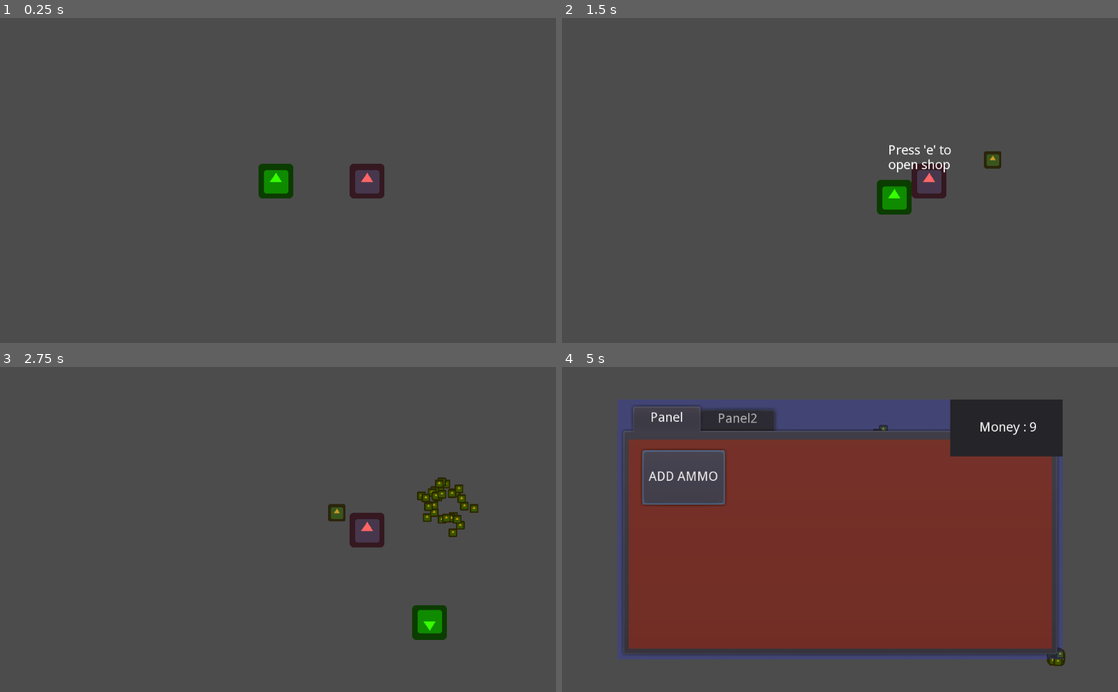
Above: before the commit, frames 1-4 (two rows, left to right).
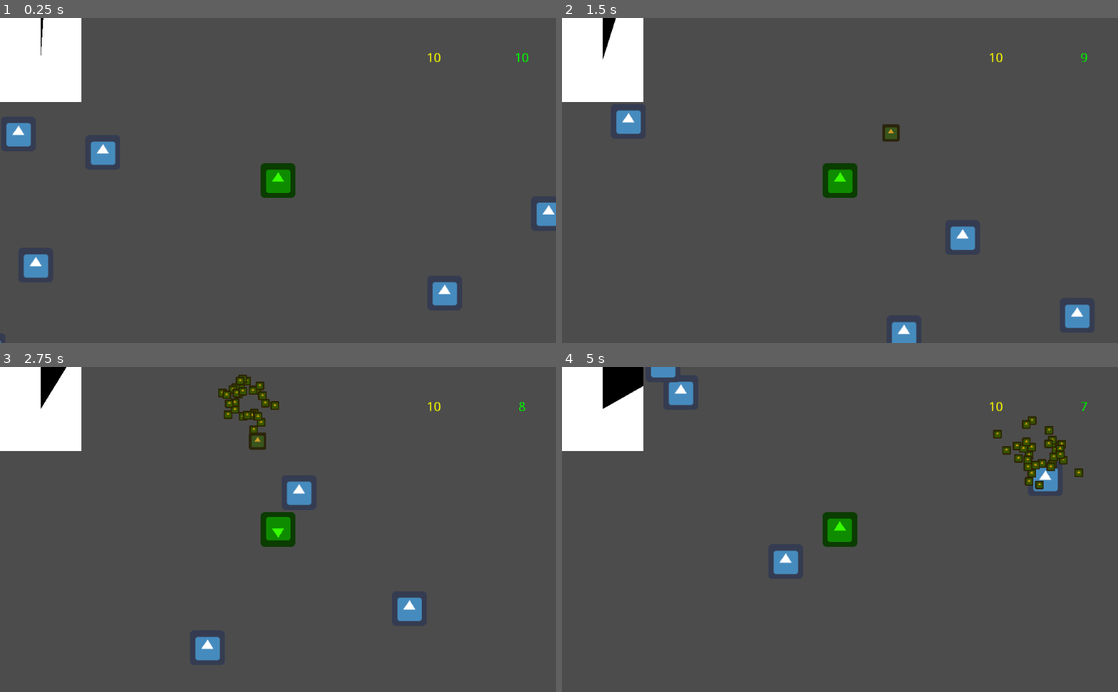
Above: after the commit, the same moments.

Repository: ygda-org/duckin
Game: Godot game, scene res://scenes/game/game_scene.tscn
The game is run twice, just before and just after one commit, with the same random seed, the same clock (stepped at 60 frames per second) and the same inputs. Before the commit the project starts from res://scenes/player/player_test.tscn. The engine's default icon, where the game draws it, is replaced by a stand-in: a white triangle on a blue panel in a dark square.
Inputs (mouse positions are in pixels of both pictures, inside the frame that each line leads up to):
- Up to frame 1 (0.25 s): no input
- Up to frame 2 (1.5 s): move the mouse to (962, 164) at 0.52 s; hold D (move_right) 0.53-1.28 s; click (962, 164) at 0.6 s; tap E (interact) at 1.25, 1.35 s; move the mouse to (728, 196) at 1.27 s; hold S (move_backwards) from 1.28 s (still down)
- Up to frame 3 (2.75 s): click (166, 545) at 1.55 s; move the mouse to (333, 458) at 2.02 s; release S (move_backwards) at 2.03 s; hold D (move_right) from 2.03 s (still down); click (333, 458) at 2.1 s
- Up to frame 4 (5 s): move the mouse to (812, 594) at 2.77 s; release D (move_right) at 2.78 s; hold W (move_forwards) 2.78-3.53 s; click (812, 594) at 2.85 s; tap E (interact) at 3.5, 3.6, 4.25 s; move the mouse to (1006, 578) at 3.52 s; hold A (move_left) from 3.53 s (still down); click (1006, 578) at 3.8 s; move the mouse to (673, 480) at 4.27 s; click (673, 480) at 4.35 s

The runs differ from the first frame. In frame 1, 6.0% of the frame differs, in the area x 0-100%, y 0-100%; in frame 2, 7.4%; in frame 3, 8.4%; in frame 4, 61%, in the area x 0-95%, y 0-93%.

Commit message:
UI + Timed Phase Changing
- UI for displaying money, food count, and timer.
- Timer switches between recruit and attack phases.
- New main scene.

Diff:
--- a/project.godot
+++ b/project.godot
@@ -11,12 +11,14 @@
 [application]
 
 config/name="duckin"
-run/main_scene="res://scenes/player/player_test.tscn"
+run/main_scene="res://scenes/game/game_scene.tscn"
 config/icon="res://icon.png"
 
 [display]
 
 window/dpi/allow_hidpi=true
+window/stretch/mode="viewport"
+window/stretch/aspect="keep"
 
 [global]
 
--- a/scenes/attack_phase/Attack_Scene.tscn
+++ b/scenes/attack_phase/Attack_Scene.tscn
@@ -1,11 +1,9 @@
-[gd_scene load_steps=2 format=2]
+[gd_scene load_steps=3 format=2]
 
 [ext_resource path="res://scenes/attack_phase/Enemy_Controller.gd" type="Script" id=1]
+[ext_resource path="res://scenes/player/player.tscn" type="PackedScene" id=2]
 
 [node name="Node2D" type="Node2D"]
-
-[node name="Camera2D" type="Camera2D" parent="."]
-current = true
 
 [node name="Enemy_Controller" type="Node2D" parent="."]
 script = ExtResource( 1 )
@@ -14,4 +12,6 @@
 wait_time = 2.0
 autostart = true
 
+[node name="player" parent="." instance=ExtResource( 2 )]
+
 [connection signal="timeout" from="Enemy_Controller/Timer" to="Enemy_Controller" method="_on_Timer_timeout"]
--- /dev/null
+++ b/scenes/game/game_scene.gd
@@ -0,0 +1,36 @@
+extends Node2D
+
+var RECRUIT = preload("res://scenes/recruit_phase/Recruit_Scene.tscn")
+var ATTACK = preload("res://scenes/attack_phase/Attack_Scene.tscn")
+
+var recruit_name = "RecruitScene"
+var attack_name = "Node2D"
+
+func _ready():
+	pass
+
+func change_scenes():
+	var curr = get_child(0)
+	var player = get_player(curr)
+	var player_data = {"Food": player.food_count, "Money": player.money}
+
+	var scene = curr
+	if curr.name == attack_name:
+		scene = RECRUIT.instance()
+		print("Recruit")
+	elif curr.name == recruit_name:
+		scene = ATTACK.instance()
+		print("Attack")
+
+	remove_child(curr)
+	player = get_player(scene)
+	player.food_count = player_data["Food"]
+	player.money = player_data["Money"]
+	add_child(scene)
+
+func get_player(phase):
+	var player = null
+	for child in phase.get_children():
+		if child.name == "player":
+			player = child
+	return player
--- /dev/null
+++ b/scenes/game/game_scene.tscn
@@ -0,0 +1,9 @@
+[gd_scene load_steps=3 format=2]
+
+[ext_resource path="res://scenes/recruit_phase/Recruit_Scene.tscn" type="PackedScene" id=1]
+[ext_resource path="res://scenes/game/game_scene.gd" type="Script" id=2]
+
+[node name="game_scene" type="Node2D"]
+script = ExtResource( 2 )
+
+[node name="RecruitScene" parent="." instance=ExtResource( 1 )]
--- /dev/null
+++ b/scenes/game/scene_changer.gd
@@ -0,0 +1,22 @@
+extends Node
+
+var player = null
+var ui = null
+var max_time = 100
+var game_name = "game_scene"
+
+func _ready():
+	max_time = $Timer.wait_time
+	player = get_parent()
+	for child in player.get_children():
+		if child.name == "player_ui":
+			ui = child
+	ui.max_time = max_time
+
+func _on_Timer_timeout():
+	var curr = get_tree().current_scene
+	if curr.name == game_name:
+		curr.change_scenes()
+
+func _process(delta):
+	ui.time = max_time - $Timer.time_left
--- /dev/null
+++ b/scenes/game/scene_changer.tscn
@@ -0,0 +1,12 @@
+[gd_scene load_steps=2 format=2]
+
+[ext_resource path="res://scenes/game/scene_changer.gd" type="Script" id=1]
+
+[node name="scene_changer" type="Node"]
+script = ExtResource( 1 )
+
+[node name="Timer" type="Timer" parent="."]
+wait_time = 30.0
+autostart = true
+
+[connection signal="timeout" from="Timer" to="." method="_on_Timer_timeout"]
--- a/scenes/player/player.gd
+++ b/scenes/player/player.gd
@@ -13,6 +13,7 @@
 	if !is_active:
 		return
 
+	update_ui()
 	player_movement()
 	if can_throw and food_count > 0 and Input.is_action_just_pressed("ui_left_click"):
 		throw_food()
@@ -21,6 +22,10 @@
 	#test buying food
 	#if Input.is_action_just_pressed("ui_up"):
 	#	spend_money(1)
+
+func update_ui():
+	$player_ui.money = money
+	$player_ui.food = food_count
 
 func player_movement():
 	if Input.is_action_pressed("move_forwards"):
@@ -44,8 +49,8 @@
 
 
 func throw_food():
-	var dir_to = position.direction_to(get_viewport().get_mouse_position())
-	var distance_to = position.distance_to(get_viewport().get_mouse_position())
+	var dir_to = global_position.direction_to(get_global_mouse_position())
+	var distance_to = global_position.distance_to(get_global_mouse_position())
 	food = FOOD.instance()
 	food.position = global_position + dir_to*45
 	food.dir = dir_to
--- a/scenes/player/player.tscn
+++ b/scenes/player/player.tscn
@@ -1,8 +1,9 @@
-[gd_scene load_steps=4 format=2]
+[gd_scene load_steps=6 format=2]
 
 [ext_resource path="res://icon.png" type="Texture" id=1]
 [ext_resource path="res://scenes/player/player.gd" type="Script" id=2]
-
+[ext_resource path="res://scenes/ui/player_ui.tscn" type="PackedScene" id=3]
+[ext_resource path="res://scenes/game/scene_changer.tscn" type="PackedScene" id=4]
 
 [sub_resource type="RectangleShape2D" id=1]
 extents = Vector2( 32, 32 )
@@ -20,4 +21,12 @@
 [node name="throw_timer" type="Timer" parent="."]
 one_shot = true
 
+[node name="Camera2D" type="Camera2D" parent="."]
+current = true
+
+[node name="player_ui" parent="." instance=ExtResource( 3 )]
+rect_scale = Vector2( 1, 1.00777 )
+
+[node name="scene_changer" parent="." instance=ExtResource( 4 )]
+
 [connection signal="timeout" from="throw_timer" to="." method="_on_throw_timer_timeout"]
--- a/scenes/recruit_phase/Recruit_Scene.tscn
+++ b/scenes/recruit_phase/Recruit_Scene.tscn
@@ -9,6 +9,3 @@
 script = ExtResource( 2 )
 
 [node name="player" parent="." instance=ExtResource( 1 )]
-
-[node name="Camera2D" type="Camera2D" parent="player"]
-current = true
--- /dev/null
+++ b/scenes/ui/player_ui.gd
@@ -0,0 +1,15 @@
+extends Control
+
+export var time = 0
+export var max_time = 100
+export var money = 0
+export var food = 0
+
+func _process(delta):
+	_update()
+
+func _update():
+	$info/money.text = String(money)
+	$info/food.text = String(food)
+
+	$timer.value = (time/max_time) * $timer.max_value
--- /dev/null
+++ b/scenes/ui/player_ui.tscn
@@ -0,0 +1,66 @@
+[gd_scene load_steps=6 format=2]
+
+[ext_resource path="res://scenes/ui/player_ui.gd" type="Script" id=1]
+
+[sub_resource type="Gradient" id=1]
+offsets = PoolRealArray( 0.415205 )
+colors = PoolColorArray( 1, 1, 1, 1 )
+
+[sub_resource type="GradientTexture" id=2]
+gradient = SubResource( 1 )
+
+[sub_resource type="Gradient" id=3]
+offsets = PoolRealArray( 0 )
+colors = PoolColorArray( 0, 0, 0, 1 )
+
+[sub_resource type="GradientTexture" id=4]
+gradient = SubResource( 3 )
+
+[node name="player_ui" type="Control"]
+anchor_left = 0.5
+anchor_top = 0.5
+anchor_right = 0.5
+anchor_bottom = 0.5
+margin_left = -512.0
+margin_top = -300.0
+margin_right = 512.0
+margin_bottom = 300.0
+script = ExtResource( 1 )
+
+[node name="timer" type="TextureProgress" parent="."]
+margin_right = 150.0
+margin_bottom = 150.0
+rect_scale = Vector2( 1, 1.02688 )
+texture_under = SubResource( 2 )
+texture_progress = SubResource( 4 )
+fill_mode = 4
+nine_patch_stretch = true
+
+[node name="info" type="HSplitContainer" parent="."]
+anchor_left = 1.0
+anchor_right = 1.0
+margin_left = -300.0
+margin_bottom = 150.0
+split_offset = 150
+dragger_visibility = 1
+
+[node name="money" type="Label" parent="info"]
+margin_right = 151.0
+margin_bottom = 150.0
+size_flags_vertical = 1
+custom_colors/font_color = Color( 1, 1, 0, 1 )
+text = "0"
+align = 1
+valign = 1
+autowrap = true
+
+[node name="food" type="Label" parent="info"]
+margin_left = 175.0
+margin_right = 300.0
+margin_bottom = 150.0
+size_flags_vertical = 1
+custom_colors/font_color = Color( 0, 1, 0, 1 )
+text = "0"
+align = 1
+valign = 1
+autowrap = true
